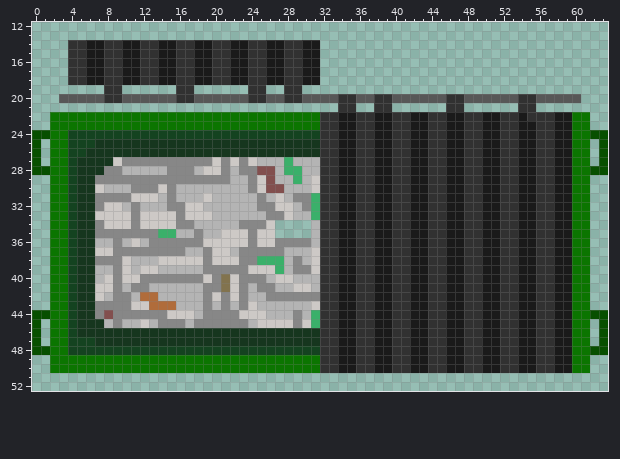
Pixel-art sprite, stored at Art Folder/png of assets/Dumpster.png. Above: the version before the commit.
The file is 64x64 pixels. Shown: x 0..63, y 12..52.
The same view after the edit:
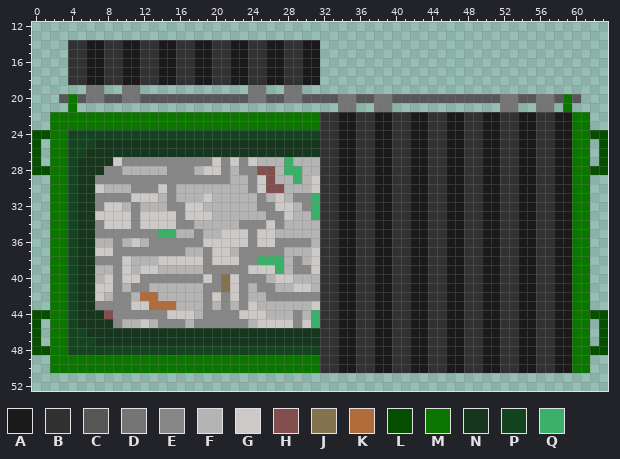
Palette (. is transparent): A #1a1a1a  B #313131  C #575757  D #757575  E #878787  F #b4b4b4  G #cdc9c6  H #824f4e  J #82734e  K #b06c3b  L #074f00  M #0b7500  N #16361e  P #144320  Q #3ab06a
The exact change:
Changed rows in their new state; - is an unchanged pixel.
first column x 4:
19 --DD..DD----..------DD--DD------------------------------
20 M-DDCCDD----CC------DD--DD----DD--DD------CC----DDCCDD-M
21 M-----------------------------DD--DD------..----DD..DD-M
22 ---------------------------------------------------A----
first column x 27:
34 EFFF
35 FFFF
first column x 5:
44 --N-
45 ---N
46 P---
Where, in picture pixels (left, top, right, bottom), the same in both pictures:
changed: (68, 85, 140, 112)
changed: (176, 85, 194, 103)
changed: (248, 85, 302, 103)
changed: (338, 94, 392, 112)
changed: (446, 94, 464, 112)
changed: (500, 94, 572, 121)
added: (275, 220, 311, 238)
changed: (77, 310, 113, 337)
